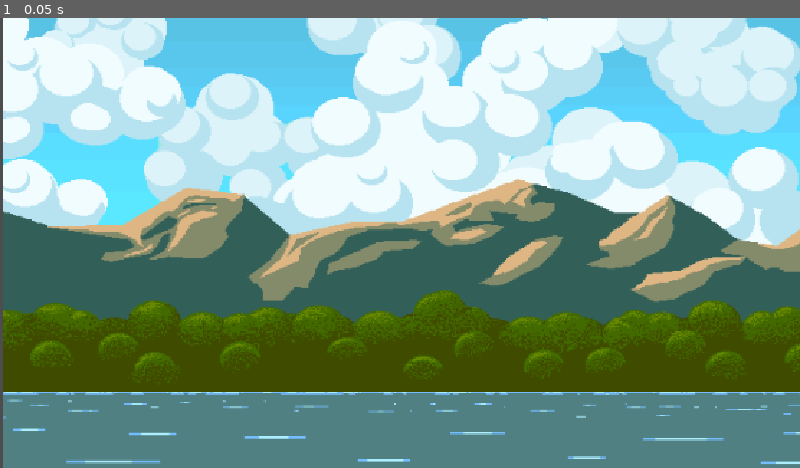
Above: before the commit, frame 1.
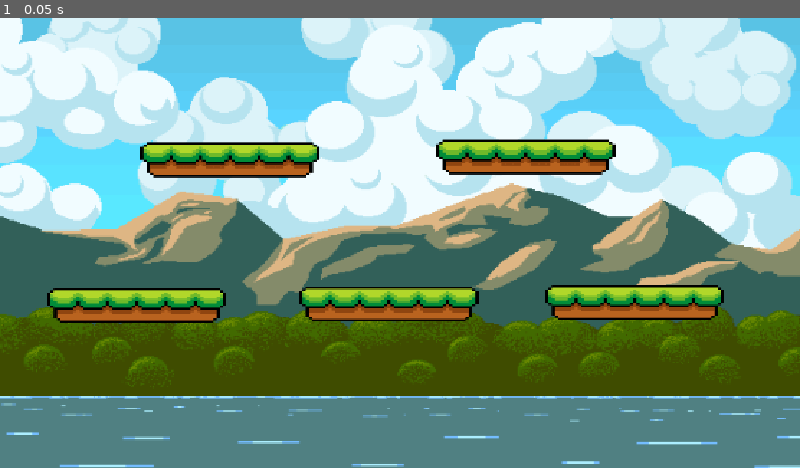
Above: after the commit, the same moment.

Repository: neyenhousep/haven-PKL
Game: Godot game, scene res://Map Design.tscn
The game is run twice, just before and just after one commit, with the same random seed, the same clock (stepped at 60 frames per second) and the same inputs.
Inputs:
- Up to frame 1 (0.05 s): no input

The runs differ from the first frame. In frame 1, 25% of the frame differs, in the area x 0-100%, y 0-100%.

Commit message:
platforms

Diff:
--- a/Map Design.tscn
+++ b/Map Design.tscn
@@ -1,12 +1,88 @@
 [gd_scene format=3 uid="uid://dlje6mdb7jljm"]
 
 [ext_resource type="Texture2D" uid="uid://do4m11l1jvhsx" path="res://d6cfbh1-47931523-77f9-4ff2-b7c4-ea8083cdd544 (2).png" id="1_tmgkj"]
+[ext_resource type="Texture2D" uid="uid://b7ym5ctiuyruf" path="res://pixel-art-single-grass-platform-game-floating-floating-pixel-style-png (2).webp" id="2_7hjo8"]
+
+[sub_resource type="RectangleShape2D" id="RectangleShape2D_s5cd1"]
+size = Vector2(274, 73)
 
 [node name="Map" type="Node2D" unique_id=1116776764]
 
 [node name="Node" type="Node" parent="." unique_id=551020042]
 
-[node name="D6Cfbh14793152377f94Ff2B7c4Ea8083Cdd544(2)" type="Sprite2D" parent="." unique_id=1889321442]
-position = Vector2(583, 323)
+[node name="Background" type="Sprite2D" parent="." unique_id=1889321442]
+position = Vector2(574.00006, 329.00003)
 scale = Vector2(1.9266666, 1.645)
 texture = ExtResource("1_tmgkj")
+
+[node name="Node2 Ground" type="Node" parent="." unique_id=1156708127]
+
+[node name="StaticBody2D" type="StaticBody2D" parent="Node2 Ground" unique_id=749001902]
+position = Vector2(203, 503)
+
+[node name="Grass1" type="Sprite2D" parent="Node2 Ground/StaticBody2D" unique_id=1718935811]
+position = Vector2(-6, -89)
+scale = Vector2(0.73714286, 0.49142858)
+texture = ExtResource("2_7hjo8")
+
+[node name="Sprite2D" type="Sprite2D" parent="Node2 Ground/StaticBody2D" unique_id=1537094987]
+
+[node name="CollisionShape2D" type="CollisionShape2D" parent="Node2 Ground/StaticBody2D" unique_id=1992082584]
+position = Vector2(-7, -93)
+shape = SubResource("RectangleShape2D_s5cd1")
+
+[node name="StaticBody2D2" type="StaticBody2D" parent="Node2 Ground" unique_id=2033085501]
+position = Vector2(920, 499)
+
+[node name="Grass2" type="Sprite2D" parent="Node2 Ground/StaticBody2D2" unique_id=363621260]
+position = Vector2(-6, -89)
+scale = Vector2(0.73714286, 0.49142858)
+texture = ExtResource("2_7hjo8")
+
+[node name="Sprite2D" type="Sprite2D" parent="Node2 Ground/StaticBody2D2" unique_id=520535231]
+
+[node name="CollisionShape2D" type="CollisionShape2D" parent="Node2 Ground/StaticBody2D2" unique_id=297369465]
+position = Vector2(-7, -93)
+shape = SubResource("RectangleShape2D_s5cd1")
+
+[node name="StaticBody2D3" type="StaticBody2D" parent="Node2 Ground" unique_id=1414605223]
+position = Vector2(763, 289)
+
+[node name="Grass2" type="Sprite2D" parent="Node2 Ground/StaticBody2D3" unique_id=1957073612]
+position = Vector2(-6, -89)
+scale = Vector2(0.73714286, 0.49142858)
+texture = ExtResource("2_7hjo8")
+
+[node name="Sprite2D" type="Sprite2D" parent="Node2 Ground/StaticBody2D3" unique_id=895685330]
+
+[node name="CollisionShape2D" type="CollisionShape2D" parent="Node2 Ground/StaticBody2D3" unique_id=501878898]
+position = Vector2(-7, -93)
+shape = SubResource("RectangleShape2D_s5cd1")
+
+[node name="StaticBody2D4" type="StaticBody2D" parent="Node2 Ground" unique_id=1256623795]
+position = Vector2(337, 293)
+
+[node name="Grass2" type="Sprite2D" parent="Node2 Ground/StaticBody2D4" unique_id=2087627899]
+position = Vector2(-6, -89)
+scale = Vector2(0.73714286, 0.49142858)
+texture = ExtResource("2_7hjo8")
+
+[node name="Sprite2D" type="Sprite2D" parent="Node2 Ground/StaticBody2D4" unique_id=1274887782]
+
+[node name="CollisionShape2D" type="CollisionShape2D" parent="Node2 Ground/StaticBody2D4" unique_id=657306494]
+position = Vector2(-7, -93)
+shape = SubResource("RectangleShape2D_s5cd1")
+
+[node name="StaticBody2D5" type="StaticBody2D" parent="Node2 Ground" unique_id=1836873698]
+position = Vector2(566, 501)
+
+[node name="Grass2" type="Sprite2D" parent="Node2 Ground/StaticBody2D5" unique_id=740894347]
+position = Vector2(-6, -89)
+scale = Vector2(0.73714286, 0.49142858)
+texture = ExtResource("2_7hjo8")
+
+[node name="Sprite2D" type="Sprite2D" parent="Node2 Ground/StaticBody2D5" unique_id=584088686]
+
+[node name="CollisionShape2D" type="CollisionShape2D" parent="Node2 Ground/StaticBody2D5" unique_id=1142691948]
+position = Vector2(-7, -93)
+shape = SubResource("RectangleShape2D_s5cd1")
